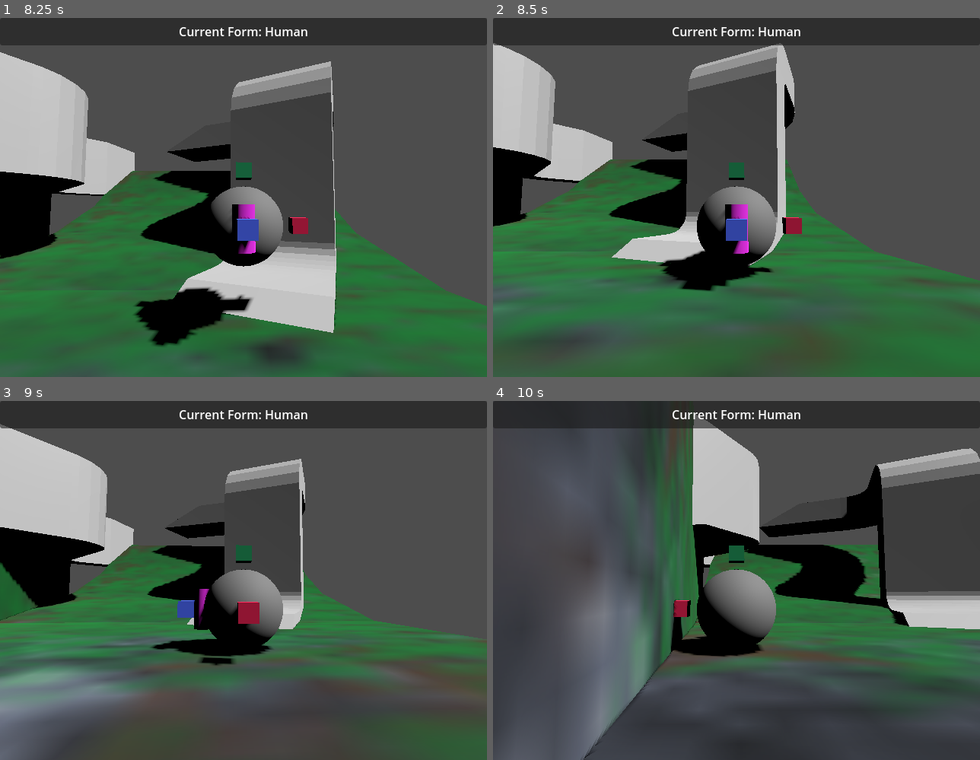
Above: before the commit, frames 1-4 (two rows, left to right).
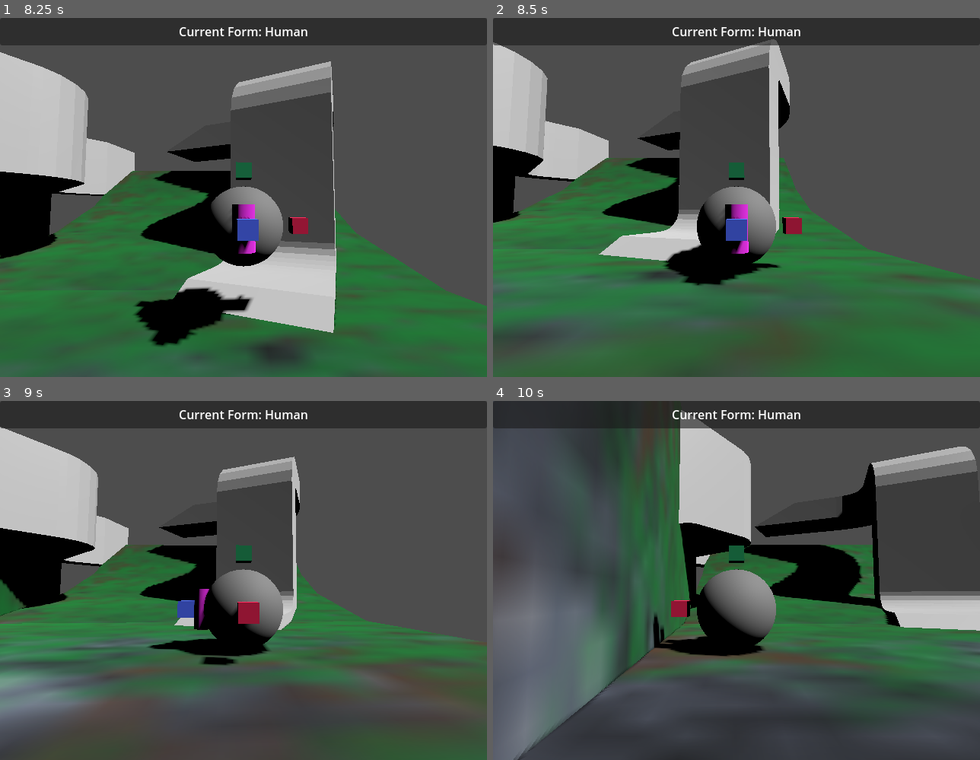
Above: after the commit, the same moments.

Repository: LettucePie/druid
Game: Godot game, scene res://playscenes/play_0.tscn
Two runs of this game, one before a commit and one after it. Both use one fixed random seed, a clock stepped at 60 frames per second and the inputs below.
Inputs:
- Up to frame 1 (8.25 s): tap Enter (ui_accept) at 0.5 s; hold D (move_right) 0.53-1.28 s; tap K (cam_down) at 0.6, 4.35, 8.1 s; tap Space (jump) at 0.77, 1.52, 3.02, 3.77, 4.52, 6.02, 6.77, 7.52 s; hold S (move_down) 1.28-2.03 s; tap J (cam_left) at 1.35, 5.1 s; hold D (move_right) 2.03-2.78 s; tap L (cam_right) at 2.1, 5.85 s; hold W (move_up) 2.78-3.53 s; tap I (cam_up) at 2.85, 6.6 s; hold A (move_left) 3.53-5.03 s; tap Q (form_switcher) at 3.6, 7.35 s; hold S (move_down) 5.03-5.78 s; hold D (move_right) 5.78-6.53 s; hold W (move_up) 6.53-7.28 s; hold D (move_right) 7.28-8.03 s; hold S (move_down) from 8.03 s (still down)
- Up to frame 2 (8.5 s): keep holding S (move_down)
- Up to frame 3 (9 s): release S (move_down) at 8.78 s; hold A (move_left) from 8.78 s (still down); tap J (cam_left) at 8.85 s
- Up to frame 4 (10 s): tap Space (jump) at 9.02, 9.77 s; release A (move_left) at 9.53 s; hold W (move_up) from 9.53 s (still down); tap L (cam_right) at 9.6 s

Frame 1 is identical in both runs. In frame 2, 6.4% of the frame differs, in the area x 0-100%, y 5-95%; in frame 3, 6.7%; in frame 4, 19%, in the area x 0-100%, y 2-100%.

Commit message:
stopped player from sticking to wall in human form

Diff:
--- a/core/player.gd
+++ b/core/player.gd
@@ -187,7 +187,7 @@
 				update_up(blended_normal)
 
 	## Finally, apply the velocity
-	if is_on_floor() or is_on_wall():
+	if is_on_floor():
 		velocity = direction * SPEED
 	else:
 
Renamed: CharacterBody_Example.gd -> testing/CharacterBody_Example.gd
